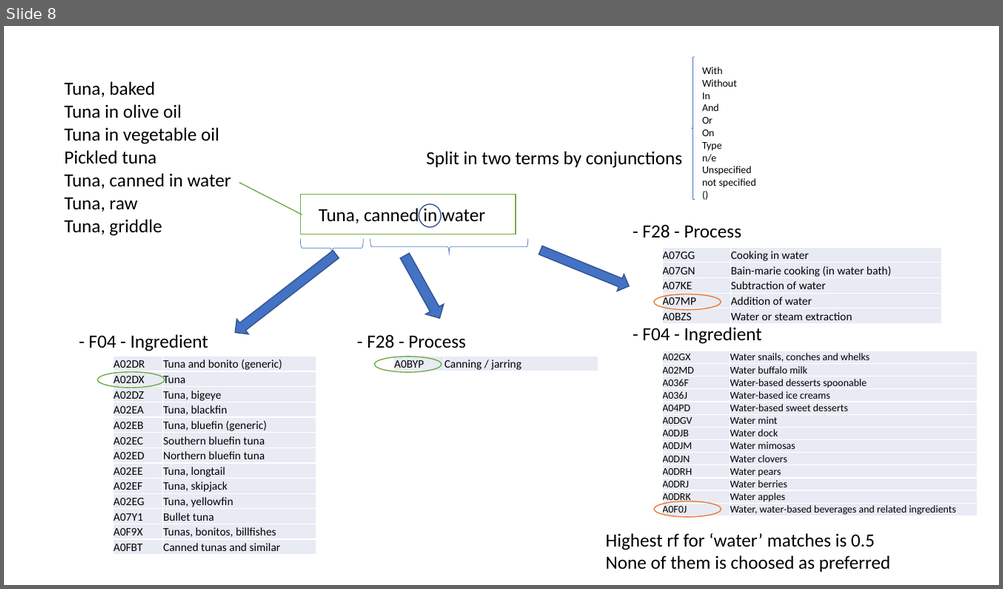
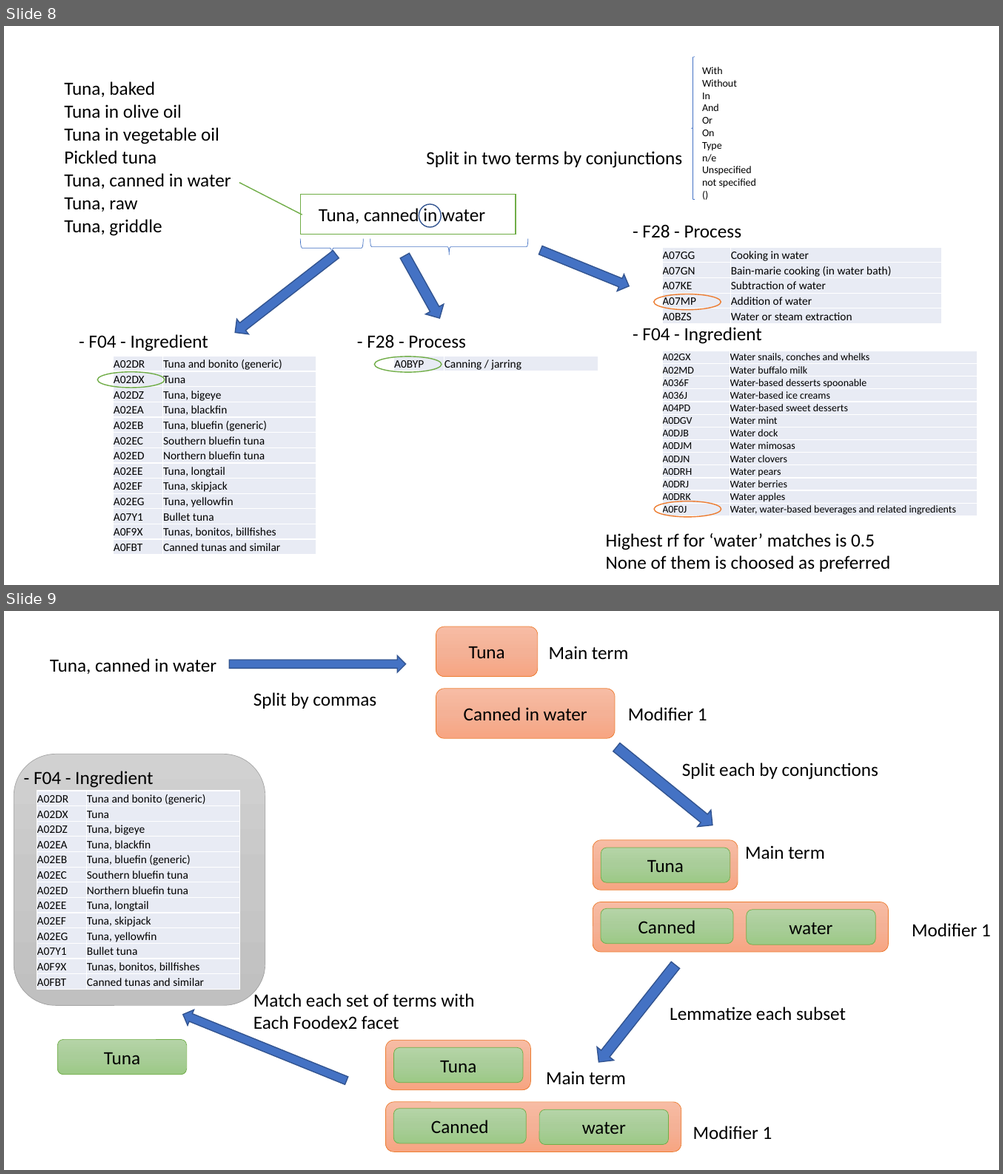
Before and after one commit to javieruhk/RecipeManager, a slide deck: datos/matcher_ideas.pptx. Shown one above the other, each under a label of ours: slide 8 before the commit, slides 8 and 9 after it. The pictures are 1003x589 and 1003x1174 pixels, drawn with LibreOffice and Linux fonts; fonts in the diff are those of the drawing. Boxes give left, top, right and bottom in pixels: in the first picture for what was removed or moved away, otherwise in the second. Text is boxed around its words. In the diff, an @@ line names an element or a change of style, - is before the commit and + after.

```diff
--- a/datos/matcher_ideas.pptx
+++ b/datos/matcher_ideas.pptx
@@ slide 9 added at (4,611,999,1170), background #FFFFFF @@
@@ rounded rectangle added at (436,627,538,677), fill gradient #F7BDA5 to #F5B196 to #F8A582, outline #ED7D31 0.5 pt, 18 pt, text #000000 @@
+Tuna
@@ text added at (549,646,629,660), 18 pt, text #000000 @@
+Main term
@@ text added at (50,658,216,674), 18 pt, text #000000 @@
+Tuna, canned in water
@@ down arrow added at (229,655,405,672), fill #4472C4, outline #325491 1 pt @@
@@ text added at (253,692,376,709), 18 pt, text #000000 @@
+Split by commas
@@ rounded rectangle added at (436,689,615,738), fill gradient #F7BDA5 to #F5B196 to #F8A582, outline #ED7D31 0.5 pt, 18 pt, text #000000 @@
+Canned in water
@@ text added at (628,707,707,721), 18 pt, text #000000 @@
+Modifier 1
@@ down arrow added at (610,739,720,834), fill #4472C4, outline #325491 1 pt @@
@@ rounded rectangle added at (14,755,265,1005), fill gradient #D2D2D2 to #C8C8C8 to #C0C0C0, outline #A5A5A5 0.5 pt @@
@@ text added at (682,763,878,780), 18 pt, text #000000 @@
+Split each by conjunctions
@@ text added at (34,771,153,788), 18 pt, text #000000 @@
+- F04 - Ingredient
@@ table added at (37,791,241,989), 13 rows, 2 columns @@
+A02DR | Tuna and bonito (generic)
+A02DX | Tuna
+A02DZ | Tuna, bigeye
+A02EA | Tuna, blackfin
+A02EB | Tuna, bluefin (generic)
+A02EC | Southern bluefin tuna
+A02ED | Northern bluefin tuna
+A02EE | Tuna, longtail
+A02EF | Tuna, skipjack
+A02EG | Tuna, yellowfin
+A07Y1 | Bullet tuna
+A0F9X | Tunas, bonitos, billfishes
+A0FBT | Canned tunas and similar
@@ rounded rectangle added at (593,840,737,890), fill gradient #F7BDA5 to #F5B196 to #F8A582, outline #ED7D31 0.5 pt @@
@@ rounded rectangle added at (601,848,730,883), fill gradient #B5D5A7 to #AACE9A to #9CC987, outline #70AD47 0.5 pt, 18 pt, text #000000 @@
+Tuna
@@ text added at (745,846,825,859), 18 pt, text #000000 @@
+Main term
@@ rounded rectangle added at (593,902,888,952), fill gradient #F7BDA5 to #F5B196 to #F8A582, outline #ED7D31 0.5 pt @@
@@ rounded rectangle added at (601,908,734,944), fill gradient #B5D5A7 to #AACE9A to #9CC987, outline #70AD47 0.5 pt, 18 pt, text #000000 @@
+Canned
@@ rounded rectangle added at (746,910,876,945), fill gradient #B5D5A7 to #AACE9A to #9CC987, outline #70AD47 0.5 pt, 18 pt, text #000000 @@
+water
@@ text added at (911,923,990,937), 18 pt, text #000000 @@
+Modifier 1
@@ down arrow added at (590,959,684,1069), fill #4472C4, outline #325491 1 pt @@
@@ down arrow added at (179,1007,349,1088), fill #4472C4, outline #325491 1 pt @@
@@ text added at (253,991,474,1030), 18 pt, text #000000 @@
+Match each set of terms with
+Each Foodex2 facet
@@ text added at (669,1007,845,1021), 18 pt, text #000000 @@
+Lemmatize each subset
@@ rounded rectangle added at (58,1040,187,1075), fill gradient #B5D5A7 to #AACE9A to #9CC987, outline #70AD47 0.5 pt, 18 pt, text #000000 @@
+Tuna
@@ rounded rectangle added at (385,1041,530,1091), fill gradient #F7BDA5 to #F5B196 to #F8A582, outline #ED7D31 0.5 pt @@
@@ rounded rectangle added at (393,1048,523,1083), fill gradient #B5D5A7 to #AACE9A to #9CC987, outline #70AD47 0.5 pt, 18 pt, text #000000 @@
+Tuna
@@ text added at (546,1071,626,1085), 18 pt, text #000000 @@
+Main term
@@ rounded rectangle added at (385,1102,680,1153), fill gradient #F7BDA5 to #F5B196 to #F8A582, outline #ED7D31 0.5 pt @@
@@ rounded rectangle added at (393,1109,526,1144), fill gradient #B5D5A7 to #AACE9A to #9CC987, outline #70AD47 0.5 pt, 18 pt, text #000000 @@
+Canned
@@ rounded rectangle added at (539,1111,668,1145), fill gradient #B5D5A7 to #AACE9A to #9CC987, outline #70AD47 0.5 pt, 18 pt, text #000000 @@
+water
@@ text added at (693,1126,772,1139), 18 pt, text #000000 @@
+Modifier 1
```
Also in this commit, not shown: 3 slides changed, 4 other slides added.
